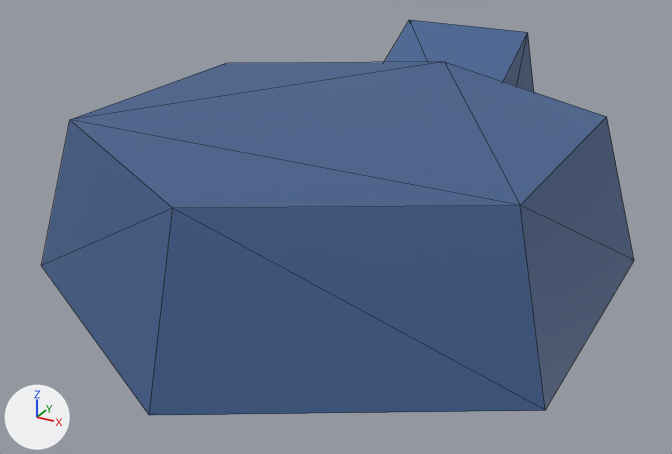
What one commit did to the glTF model art/models/hat_sailor.glb.
The view is the same before and after, from a 50 mm lens placed at (0.108, -0.1983, 0.5258), pointed at (-0.0038, 0.0048, 0.4242). Lighting does not change. The marker at lower left points along +X, +Y and +Z. The first picture is the older version. Mesh edges are drawn as thin lines. Vertices at exactly the same position are counted once.

Names of what the first picture shows: 'hat_sailor'.
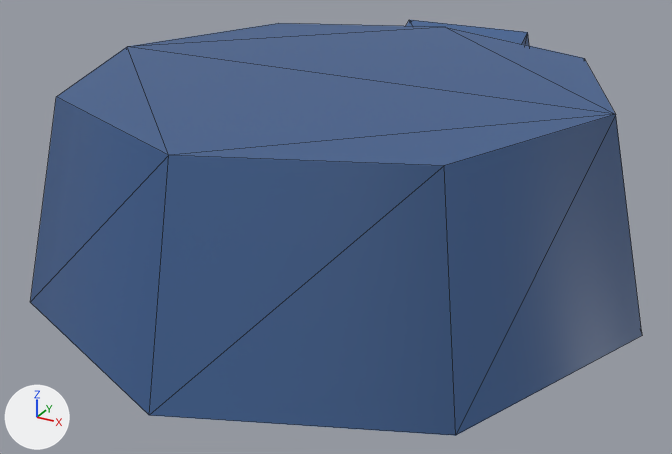
Diff of the bpy script that builds the scene:
```diff
--- a/art/models/hat_sailor.glb.py
+++ b/art/models/hat_sailor.glb.py
@@ me_hat_sailor @@
 # used by ob_hat_sailor; location = (0.0, 0.0, 0.0)
-me_hat_sailor.from_pydata(...)  # 20 vertices, 32 faces; spans x -0.069..0.069, y -0.08..0.105, z 0.403..0.465
+me_hat_sailor.from_pydata(...)  # 24 vertices, 34 faces; spans x -0.08..0.08, y -0.08..0.105, z 0.403..0.468
+# me_hat_sailor part 1
+# 10 vertices are removed from x -0.069..0.069, y -0.068..0.068, z 0.416..0.457
+# 20 faces are deleted
+# 14 vertices are added at x -0.08..0.08, y -0.068..0.068, z 0.416..0.468
+# 22 new faces join them
 me_hat_sailor.materials.append(mat_defaultmaterial)
```

Pixel boxes (x1, y1, x2, y2) of what changed, in the pictures (672 x 454 px; the box of a moved part takes in the faces that stretch with it):
'hat_sailor', reshaped
    before: (42, 20, 634, 415)
    after: (30, 20, 642, 436)
part 1 of me_hat_sailor, moved or reshaped
    before: (42, 62, 634, 415)
    after: (30, 23, 642, 436)
